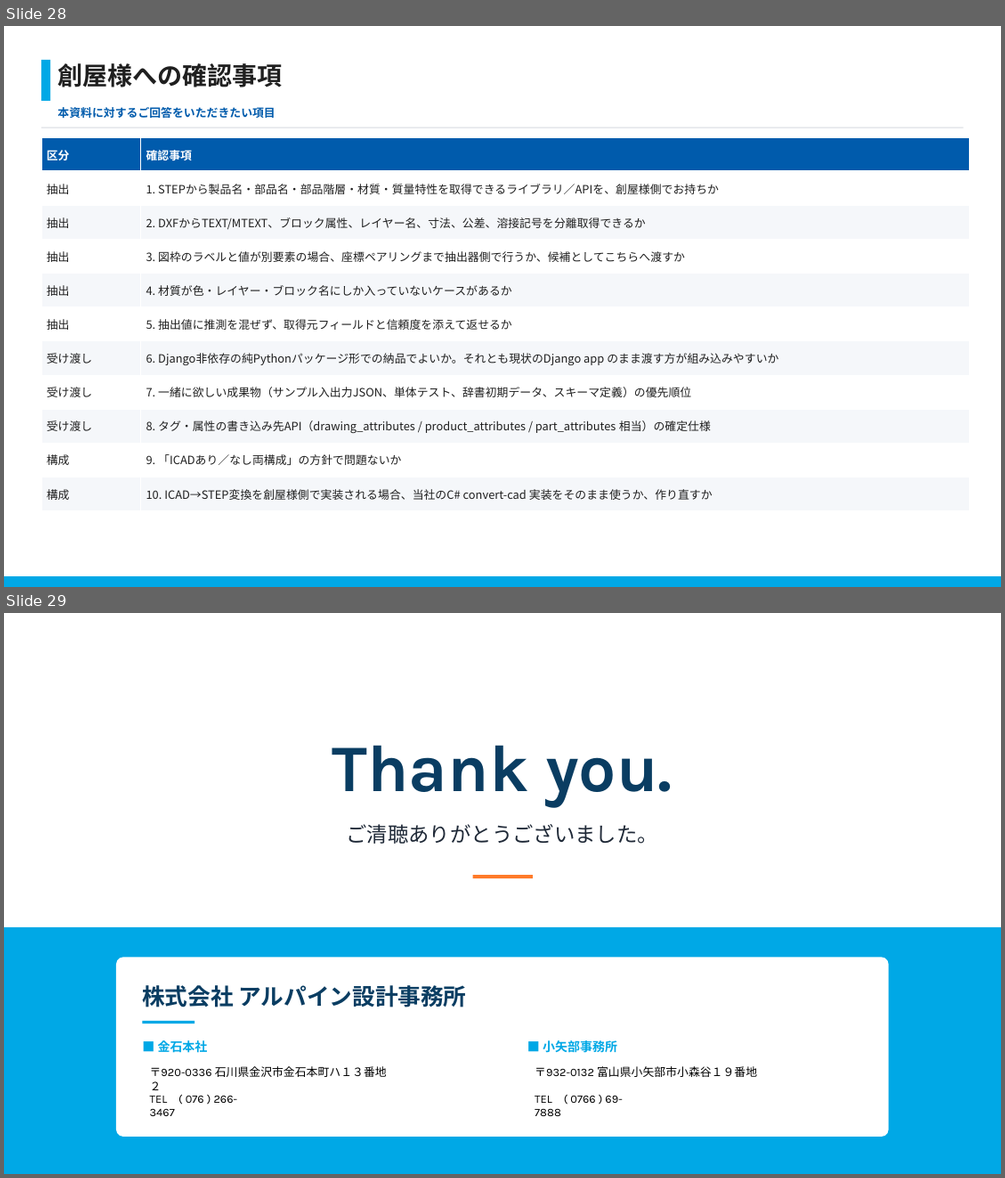
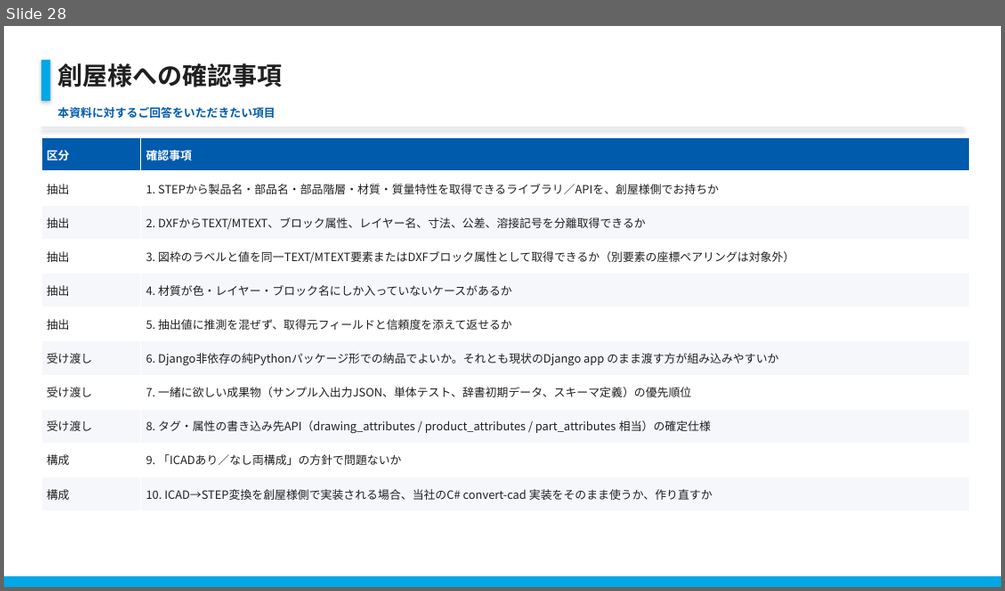
Before and after one commit to s-alp/knowledge_system, a slide deck: output/pptx/20260728_ナレッジシステム_タグ属性抽出_創屋様向けご説明_r1.pptx. Shown one above the other, each under a label of ours: slides 28 and 29 before the commit, slide 28 after it. The pictures are 1005x1178 and 1005x591 pixels, drawn with LibreOffice and Linux fonts; fonts in the diff are those of the drawing; background and template pictures are left out. Boxes give left, top, right and bottom in pixels: in the first picture for what was removed or moved away, otherwise in the second. Text is boxed around its words. In the diff, an @@ line names an element or a change of style, - is before the commit and + after.

Commit message:
図枠の座標ペアリング方針を明確化

```diff
--- a/output/pptx/20260728_ナレッジシステム_タグ属性抽出_創屋様向けご説明_r1.pptx
+++ b/output/pptx/20260728_ナレッジシステム_タグ属性抽出_創屋様向けご説明_r1.pptx
@@ slide 29 removed at <box>4,613,1001,1174</box>, background #FFFFFF @@
@@ text removed at <box>332,745,672,807</box> @@
-Thank you.
@@ text removed at <box>346,824,658,844</box> @@
-ご清聴ありがとうございました。
@@ rectangle removed at <box>473,875,533,878</box> @@
@@ rectangle removed at <box>4,927,1001,1174</box> @@
@@ rounded rectangle removed at <box>116,957,889,1136</box> @@
@@ text removed at <box>142,985,467,1007</box> @@
-株式会社 アルパイン設計事務所
@@ rectangle removed at <box>142,1021,194,1023</box> @@
@@ text removed at <box>150,1066,387,1077</box> @@
-〒920-0336 石川県金沢市金石本町ハ１３番地２
@@ text removed at <box>158,1040,208,1053</box> @@
-■ 金石本社
@@ text removed at <box>534,1066,757,1077</box> @@
-〒932-0132 富山県小矢部市小森谷１９番地
@@ text removed at <box>542,1040,617,1053</box> @@
-■ 小矢部事務所
@@ text removed at <box>150,1094,238,1116</box> @@
-TEL ( 076 ) 266-3467
@@ text removed at <box>534,1095,622,1116</box> @@
-TEL ( 0766 ) 69-7888
@@ slide 28 changed as well @@
@@ rectangle at <box>41,60,50,101</box>: shadow on @@
@@ rectangle at <box>41,127,963,128</box>: shadow on @@
@@ table at <box>41,137,970,510</box> @@
-row 4, column 2: 3. 図枠のラベルと値が別要素の場合、座標ペアリングまで抽出器側で行うか、候補としてこちらへ渡すか
+row 4, column 2: 3. 図枠のラベルと値を同一TEXT/MTEXT要素またはDXFブロック属性として取得できるか（別要素の座標ペアリングは対象外）
```
Also in this commit, not shown: 27 other slides changed, 1 slide added, 9 other files.
